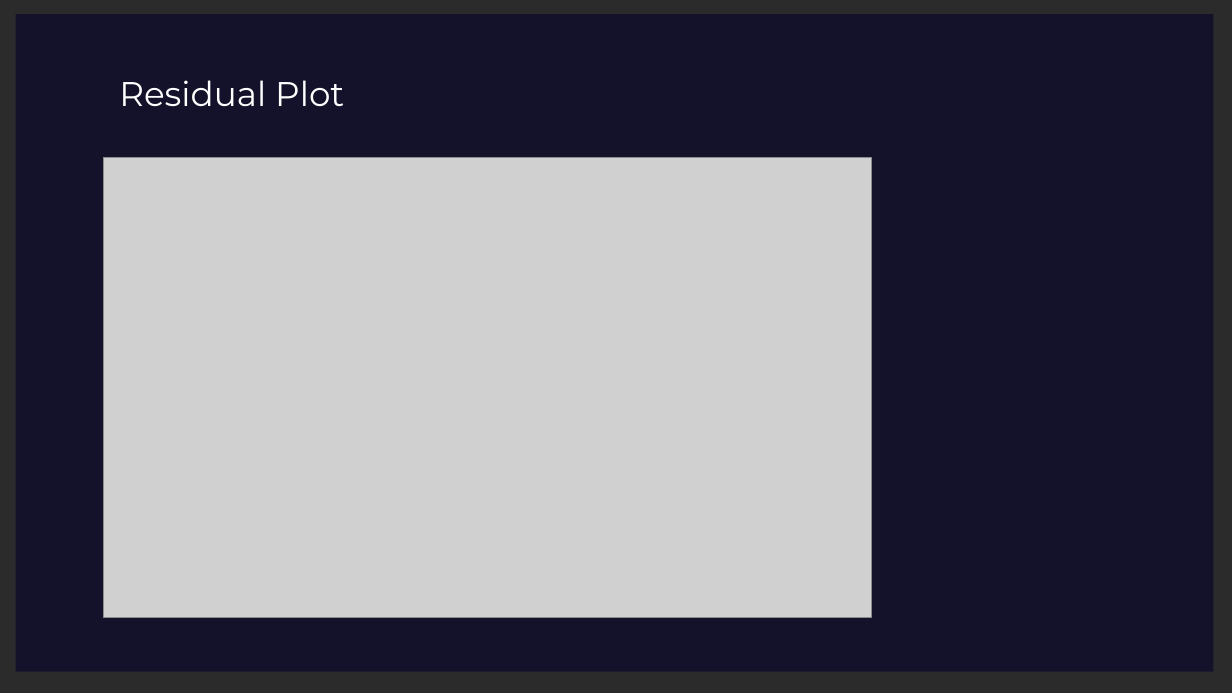
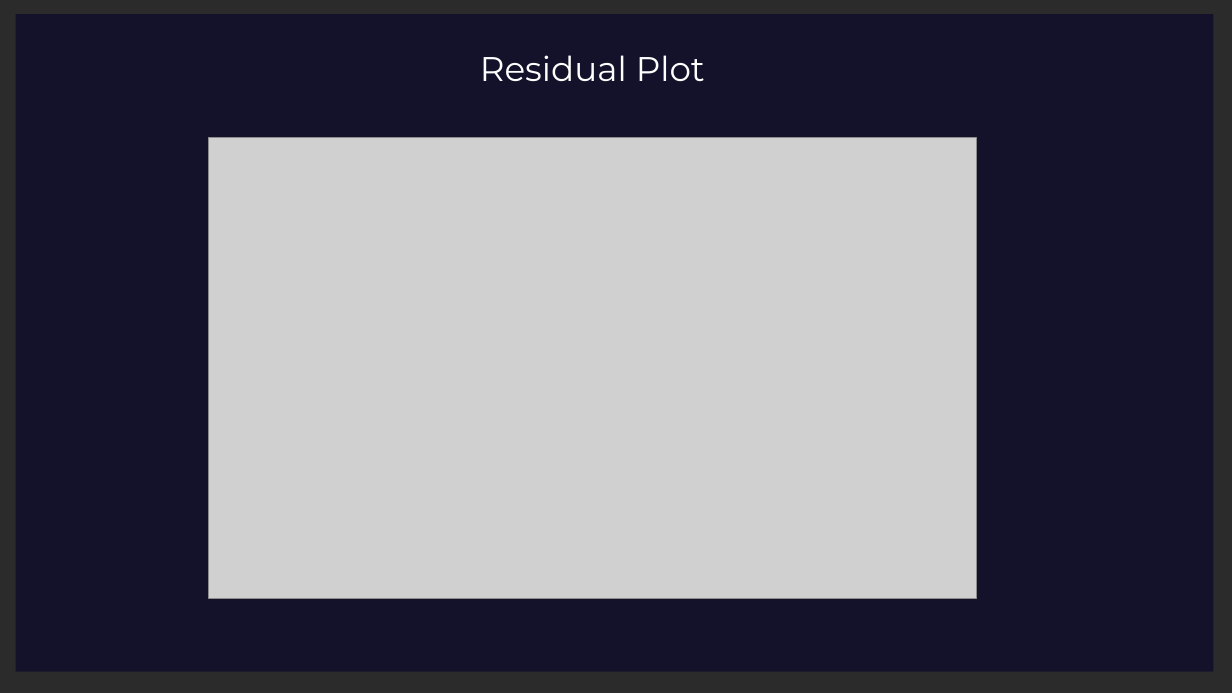
Before and after one commit to Leila-Nyambura/king-county-house-price-prediction-LRM, a slide deck: slide 17 of Northwestern-County-Homes-Regression-Modelling-Project-Presentation.pptx. Drawn at 1232x693 pixels with LibreOffice and Linux fonts; fonts in the diff are those of the drawing; grey boxes stand for pictures; background and template pictures are left out; a plain dark background stands for a picture behind light text. Boxes give left, top, right and bottom in pixels: in the first picture for what was removed or moved away, otherwise in the second. Text is boxed around its words. In the diff, an @@ line names an element or a change of style, - is before the commit and + after.

```diff
--- a/Northwestern-County-Homes-Regression-Modelling-Project-Presentation.pptx
+++ b/Northwestern-County-Homes-Regression-Modelling-Project-Presentation.pptx
@@ text "Residual Plot": place and size @@
-text "Residual Plot" at box(119, 80, 344, 106)
+text "Residual Plot" at box(480, 55, 705, 81)
@@ text "Residual Plot" at box(480, 55, 705, 81): alignment left to centre @@
@@ picture: place and size @@
-picture at box(103, 157, 871, 618)
+picture at box(209, 138, 976, 598)
```
Also in this commit, not shown: 23 other slides changed, 3 slides removed, 1 other file.
